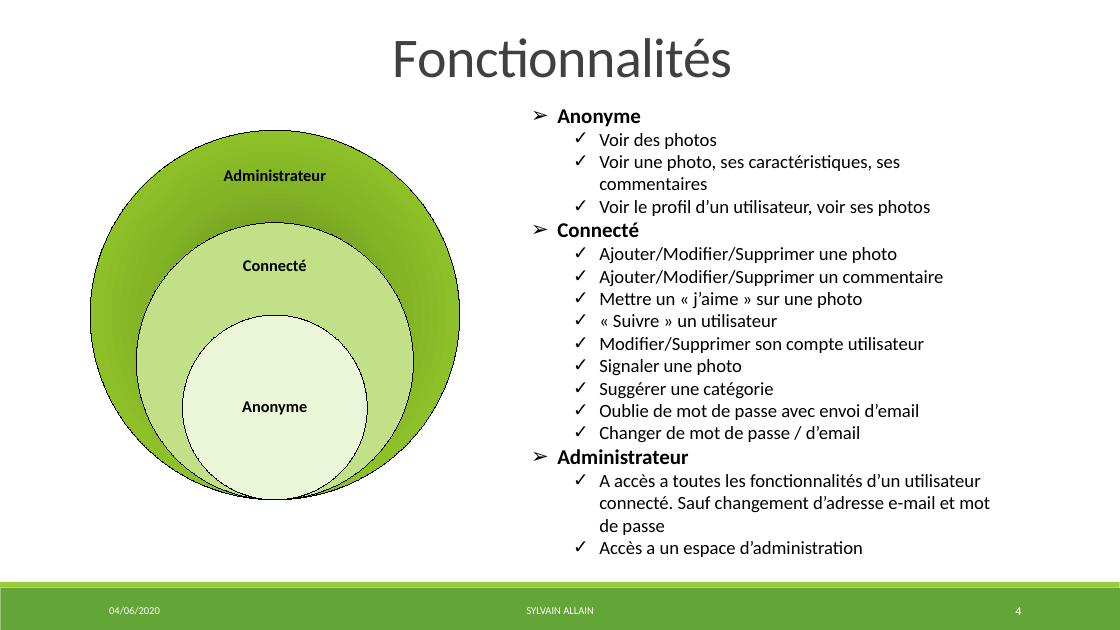
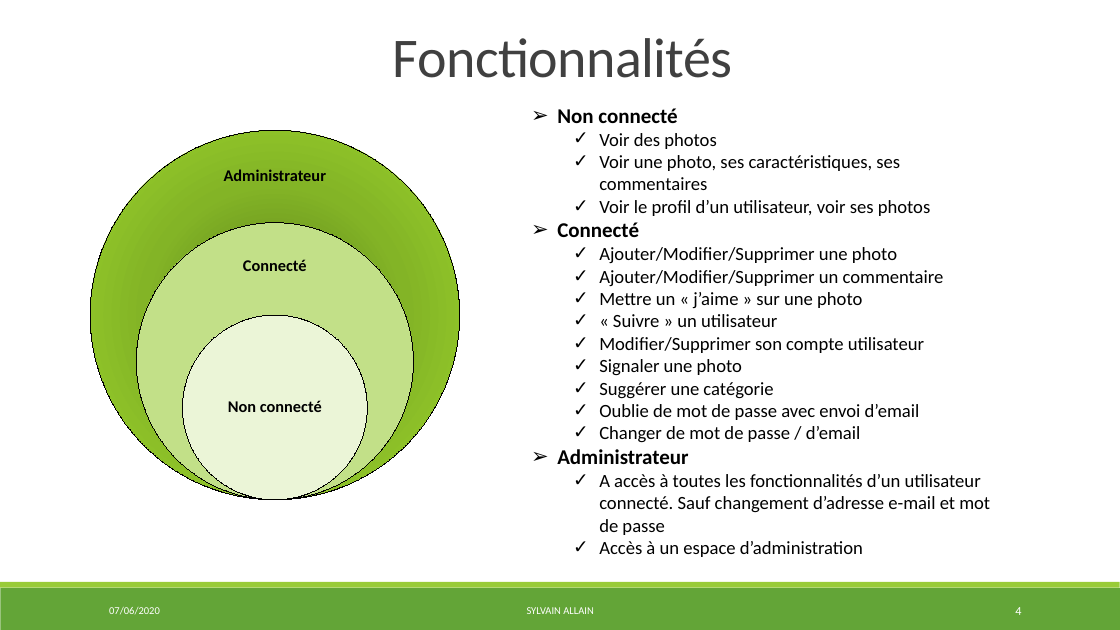
Before and after one commit to S2LF/ProjetPro, a slide deck: slide 4 of ProjetTof’Box.pptx. Drawn at 1120x630 pixels with LibreOffice and Linux fonts; fonts in the diff are those of the drawing. Boxes give left, top, right and bottom in pixels: in the first picture for what was removed or moved away, otherwise in the second. Text is boxed around its words. In the diff, an @@ line names an element or a change of style, - is before the commit and + after.

```diff
--- a/ProjetTof’Box.pptx
+++ b/ProjetTof’Box.pptx
@@ text at bbox=[557, 108, 677, 123]: text changed @@
-➢ Anonyme
+➢ Non connecté
@@ text at bbox=[228, 400, 322, 412]: text changed @@
-Anonyme
+Non connecté
@@ text at bbox=[599, 474, 990, 557]: text changed @@
-  ✓ A accès a toutes les fonctionnalités d’un utilisateur connecté. Sauf changement d’adresse e-mail et mot de passe
-  ✓ Accès a un espace d’administration
+  ✓ A accès à toutes les fonctionnalités d’un utilisateur connecté. Sauf changement d’adresse e-mail et mot de passe
+  ✓ Accès à un espace d’administration
@@ text at bbox=[109, 607, 160, 614]: text changed @@
-04/06/2020
+07/06/2020
```
Also in this commit, not shown: 28 other slides changed, 3 other files.
